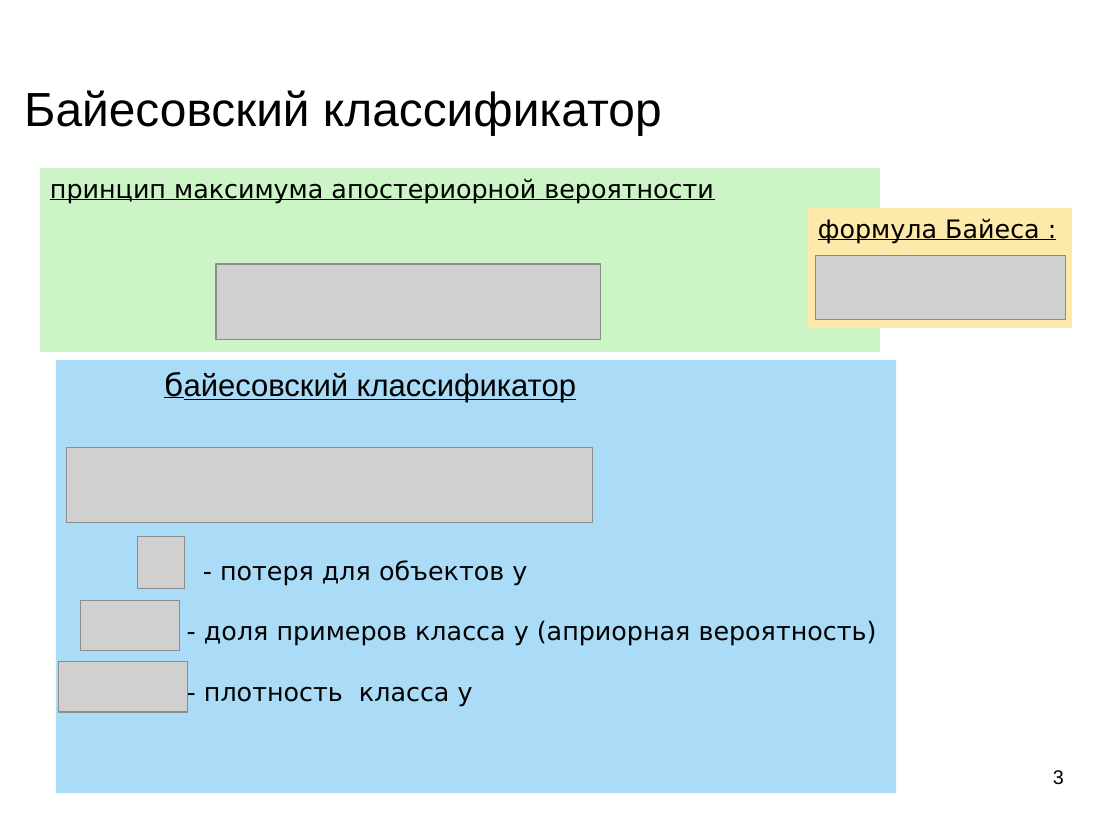
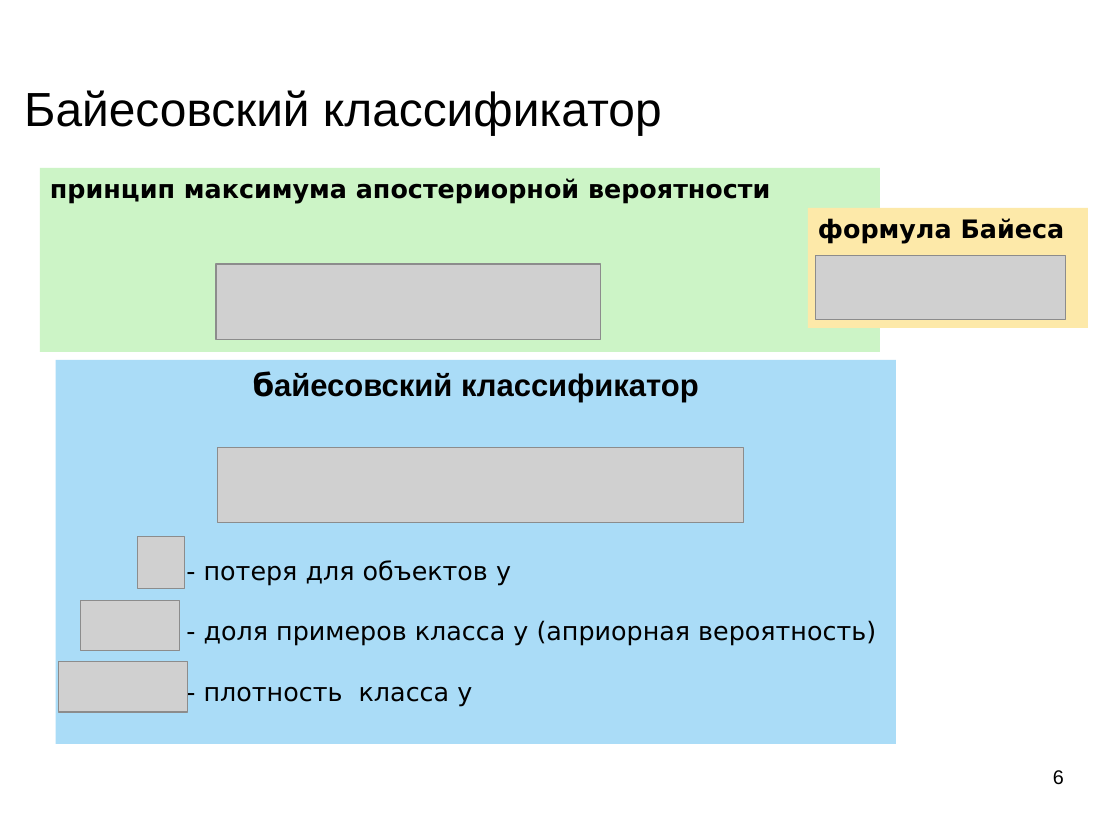
Before and after one commit to mechanoid5/ml_lectorium_2024_I, a slide deck: slide 6 of 09-density-estimation.odp (slide 3 before the commit). Drawn at 1120x840 pixels with LibreOffice and Linux fonts; fonts in the diff are those of the drawing; grey boxes stand for pictures; background and template pictures are left out. Boxes give left, top, right and bottom in pixels: in the first picture for what was removed or moved away, otherwise in the second. Text is boxed around its words. In the diff, an @@ line names an element or a change of style, - is before the commit and + after.

```diff
--- a/09-density-estimation.odp
+++ b/09-density-estimation.odp
@@ rectangle "принцип максимума апостериорной вероятности" at [40, 168, 880, 352]: bold on, underline off @@
@@ rectangle "формула Байеса": place and size @@
-rectangle "формула Байеса" at [808, 208, 1072, 328]
+rectangle "формула Байеса" at [808, 208, 1088, 328]
@@ text in rectangle at [818, 218, 1065, 244]: text changed; bold on @@
-формула Байеса :
+формула Байеса
@@ rectangle "байесовский классификатор": place and size @@
-rectangle "байесовский классификатор" at [56, 360, 896, 793]
+rectangle "байесовский классификатор" at [56, 360, 896, 744]
@@ text in rectangle at [253, 371, 699, 402]: bold on, underline off in "байесовский классификатор"; alignment left to centre @@
@@ picture: place and size @@
-picture at [66, 447, 593, 522]
+picture at [217, 447, 744, 522]
@@ page number at [1053, 770, 1064, 785]: text changed @@
-3
+6
```
Also in this commit, not shown: 1 other slide changed, 3 slides added, 5 other files.
